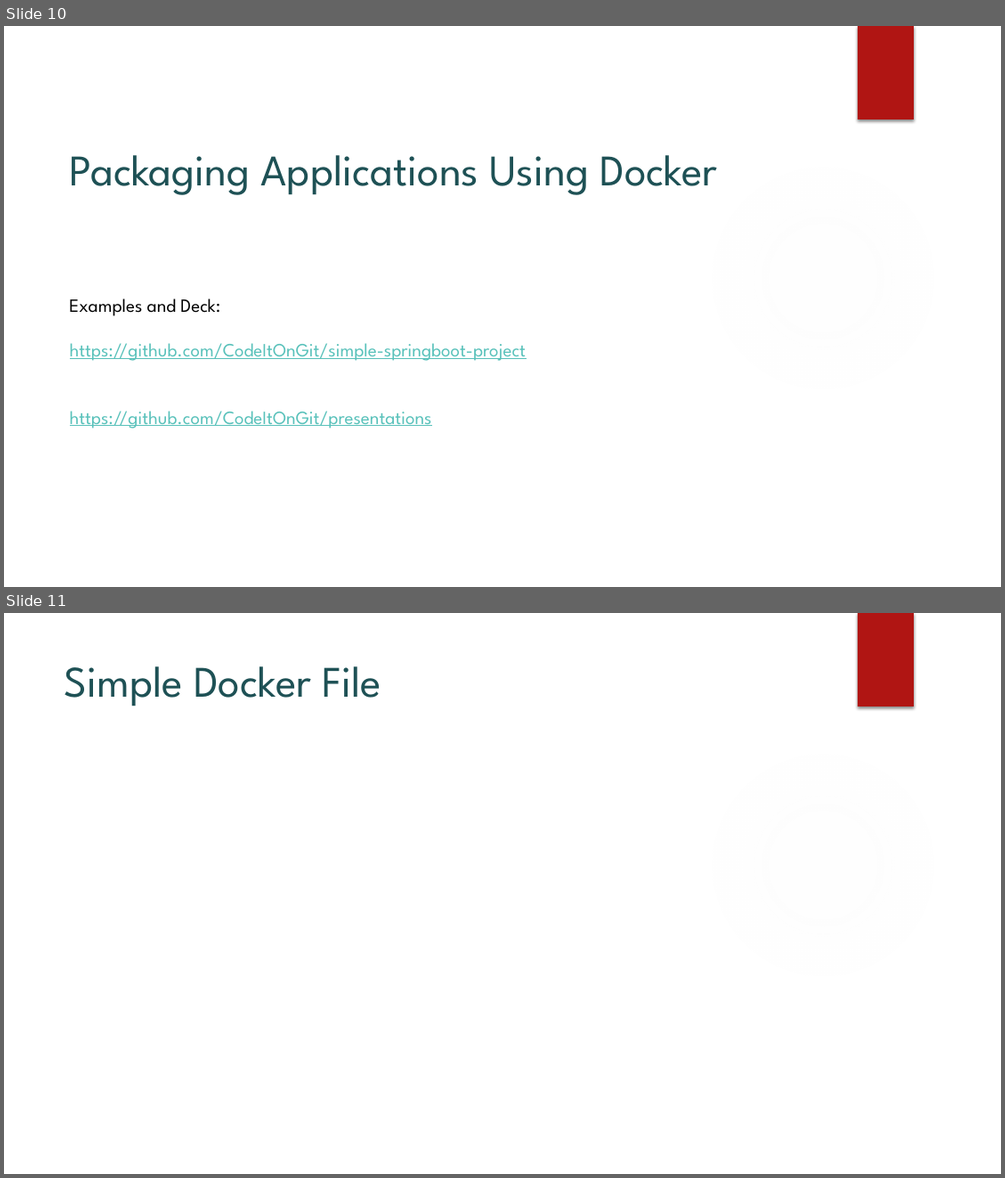
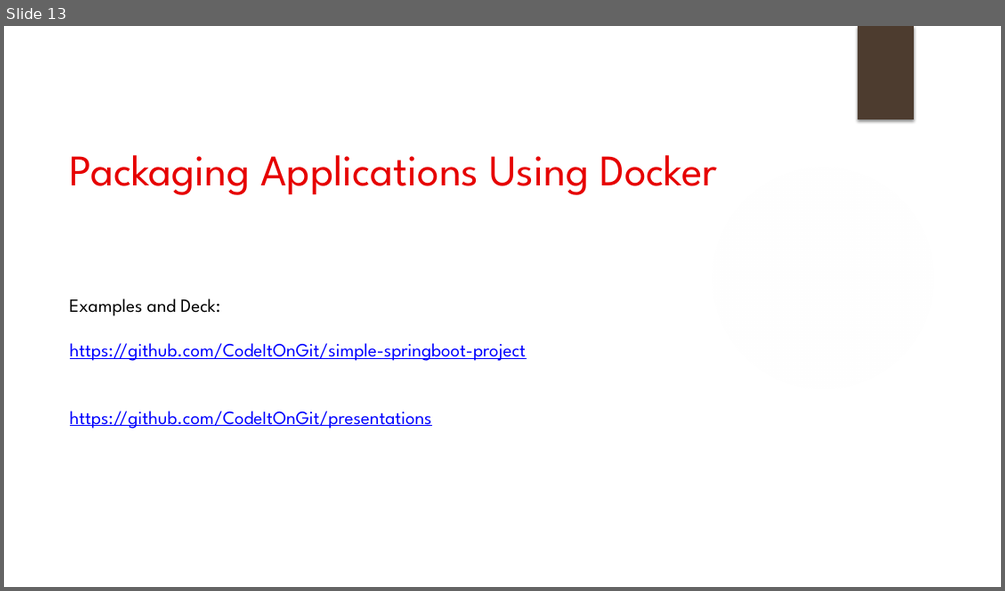
Before and after one commit to CodeItOnGit/presentations, a slide deck: DockerSeries/Part1-Fundamentals/Docker Fundamentals.pptx. Shown one above the other, each under a label of ours: slides 10 and 11 before the commit, slide 13 after it. The pictures are 1005x1178 and 1005x591 pixels, drawn with LibreOffice and Linux fonts; fonts in the diff are those of the drawing; background and template pictures are left out. Boxes give left, top, right and bottom in pixels: in the first picture for what was removed or moved away, otherwise in the second. Text is boxed around its words. In the diff, an @@ line names an element or a change of style, - is before the commit and + after.

Commit message:
Completed deck for Docker Fundamentals

```diff
--- a/DockerSeries/Part1-Fundamentals/Docker Fundamentals.pptx
+++ b/DockerSeries/Part1-Fundamentals/Docker Fundamentals.pptx
@@ slide 11 removed at [4, 613, 1001, 1174], background #FFFFFF; not listed: 2 template elements that a slide beside it also shows @@
@@ title removed at [65, 666, 381, 706] @@
-Simple Docker File
@@ what was slide 10 is now slide 13 @@
@@ slide 13 changed as well @@
@@ rectangle at [858, 26, 914, 119]: fill #B01513 to #4D3C2F @@
@@ title "Packaging Applications Using Docker" at [70, 155, 717, 195]: text colour #1E5155 to #E60000 @@
@@ ellipse at [708, 163, 938, 394]: fill gradient #F3F3F3 to gradient #FFFFFF @@
@@ text "https://github.com/CodeItOnGit/simple-springboot-project" at [70, 343, 526, 428]: text colour #58C1BA to #0000FF @@
```
Also in this commit, not shown: 14 other slides changed, 6 slides added, 1 other slide removed.
